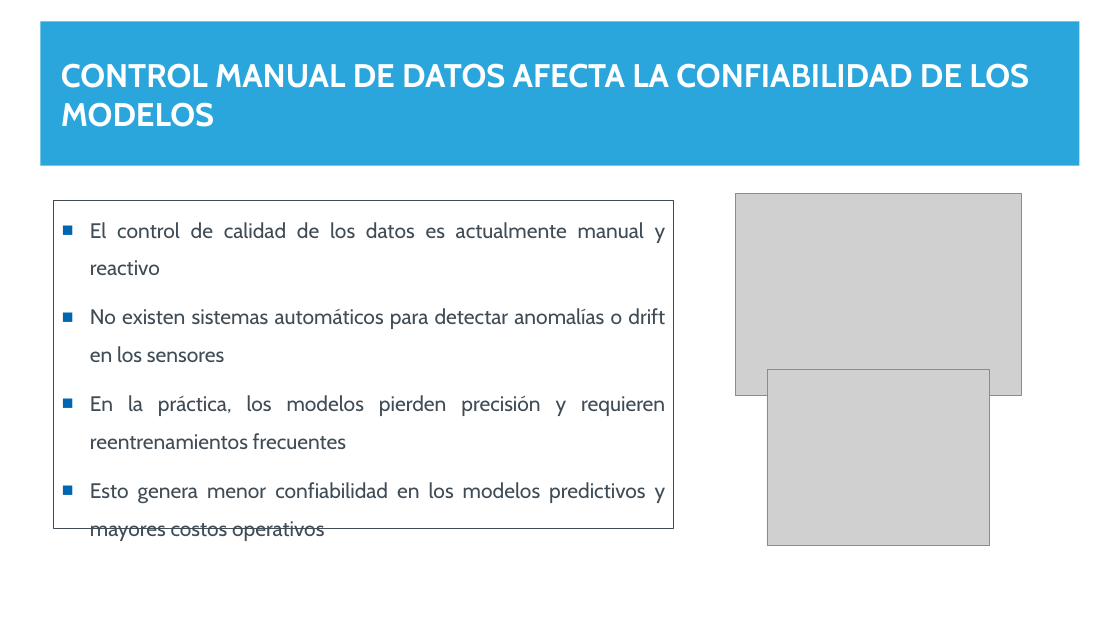
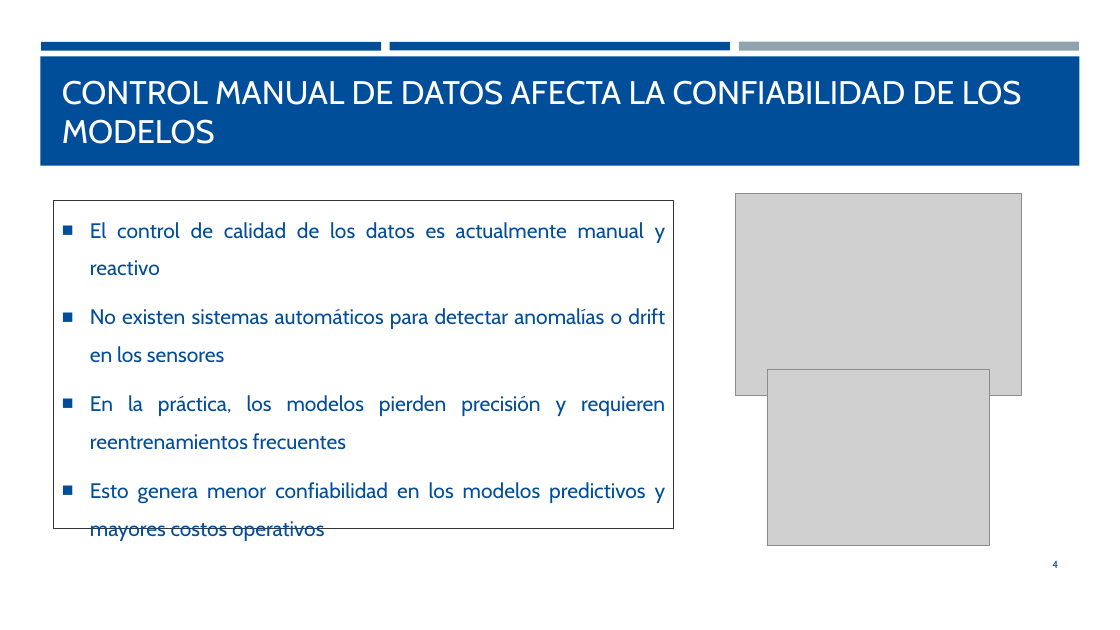
Before and after one commit to fchiapped/Proyecto-Grado, a slide deck: slide 4 of Entregas/UC/Entrega 3/Entrega 3.pptx. Drawn at 1120x630 pixels with LibreOffice and Linux fonts; fonts in the diff are those of the drawing; grey boxes stand for pictures. Boxes give left, top, right and bottom in pixels: in the first picture for what was removed or moved away, otherwise in the second. Text is boxed around its words. In the diff, an @@ line names an element or a change of style, - is before the commit and + after.

Commit message:
Archivos Perdidos/Etiquetado manual

```diff
--- a/Entregas/UC/Entrega 3/Entrega 3.pptx
+++ b/Entregas/UC/Entrega 3/Entrega 3.pptx
@@ rectangle at bbox=[40, 56, 1080, 166]: fill #2AA6DD to #004D99 @@
@@ rectangle: place and size @@
-rectangle at bbox=[40, 21, 1080, 166]
+rectangle at bbox=[40, 56, 1080, 166]
@@ rectangle at bbox=[41, 42, 381, 50]: fill #2AA6DD to #004D99 @@
@@ rectangle added at bbox=[390, 42, 730, 50], fill #004D99 @@
@@ rectangle at bbox=[739, 42, 1079, 51]: fill #BFDDEE to #90A4AE @@
@@ title "CONTROL MANUAL DE DATOS AFECTA ...": place and size @@
-title "CONTROL MANUAL DE DATOS AFECTA ..." at bbox=[61, 63, 1029, 127]
+title "CONTROL MANUAL DE DATOS AFECTA ..." at bbox=[62, 80, 1022, 144]
@@ title "CONTROL MANUAL DE DATOS AFECTA ..." at bbox=[62, 80, 1022, 144]: bold off @@
@@ rectangle "El control de calidad de ..." at bbox=[54, 200, 675, 528]: text colour #3F4B55 to #004D99; bullet colour #0066B2 to #004D99; outline #3F4B55 1 pt to #333333 1 pt @@
@@ page number added at bbox=[1052, 560, 1058, 568], 9 pt, text #004D99 @@
+4
```
Also in this commit, not shown: 12 other slides changed, 23 other files.
